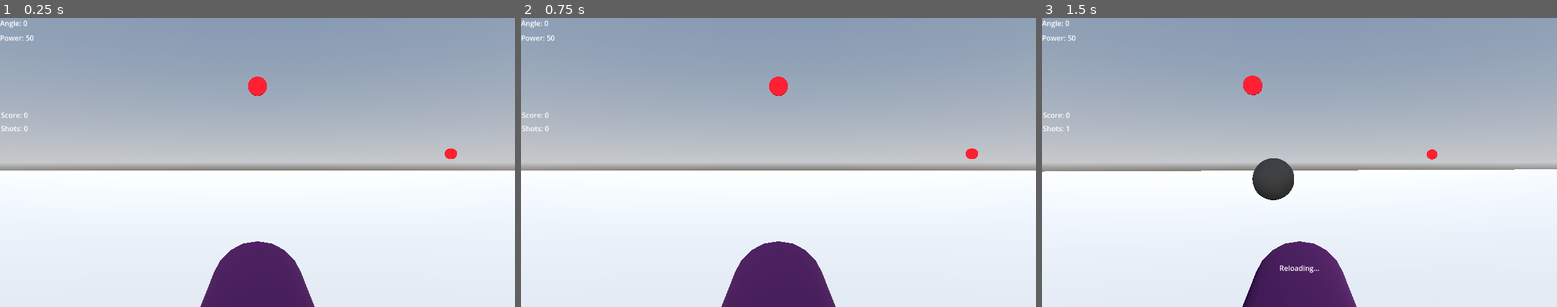
Above: before the commit, frames 1-3 (left to right).
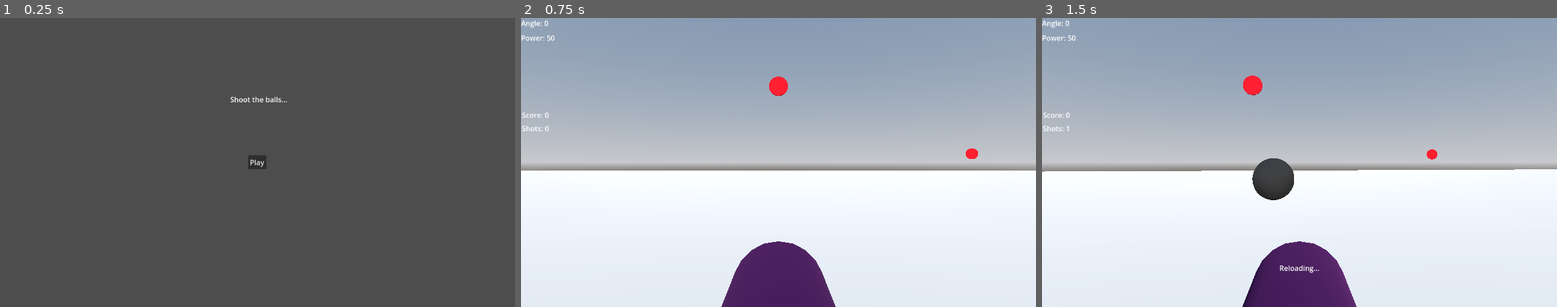
Above: after the commit, the same moments.

Repository: bsu-cs315/e3-robinson
Game: Godot game, scene res://title_screen/title_screen.tscn
Two runs of this game, one before a commit and one after it. Both use one fixed random seed, a clock stepped at 60 frames per second and the inputs below. Before the commit the project starts from res://world.tscn. Sound files missing from this copy of the repository are replaced by a short silence.
Inputs (mouse positions are in pixels of both pictures, inside the frame that each line leads up to):
- Up to frame 1 (0.25 s): no input
- Up to frame 2 (0.75 s): click (778, 162) at 0.5 s, where only the run after the commit has a clickable "Play"
- Up to frame 3 (1.5 s): tap Enter at 1.25 s; hold D (turn_right) from 1.28 s (still down); tap Space (launch) at 1.35 s

The runs differ from the first frame. In frame 1, 100% of the frame differs, in the area x 0-100%, y 0-100%; in frame 2, nothing differs; in frame 3, nothing differs.

Commit message:
Begin readme

Diff:
--- a/project/cannon/cannon.gd
+++ b/project/cannon/cannon.gd
@@ -10,7 +10,6 @@
 var swivel_change_rate := TAU/8
 var _launched := false
 
-@onready var cannon_shaft: CSGCylinder3D = $CSGCylinder3D
 @onready var angle_label: Label = $AngleLabel
 @onready var power_label: Label = $PowerLabel
 @onready var reload_label: Label = $ReloadLabel
--- a/project/project.godot
+++ b/project/project.godot
@@ -11,7 +11,7 @@
 [application]
 
 config/name="e3-robinson"
-run/main_scene="res://world.tscn"
+run/main_scene="res://title_screen/title_screen.tscn"
 config/features=PackedStringArray("4.3", "Forward Plus")
 config/icon="res://icon.svg"
 
--- a/project/title_screen/title_screen.tscn
+++ b/project/title_screen/title_screen.tscn
@@ -17,7 +17,7 @@
 offset_top = 171.0
 offset_right = 637.0
 offset_bottom = 194.0
-text = "Shoot da balls..."
+text = "Shoot the balls..."
 
 [node name="CenterContainer" type="CenterContainer" parent="."]
 layout_mode = 1
Not shown, changed: README.md
